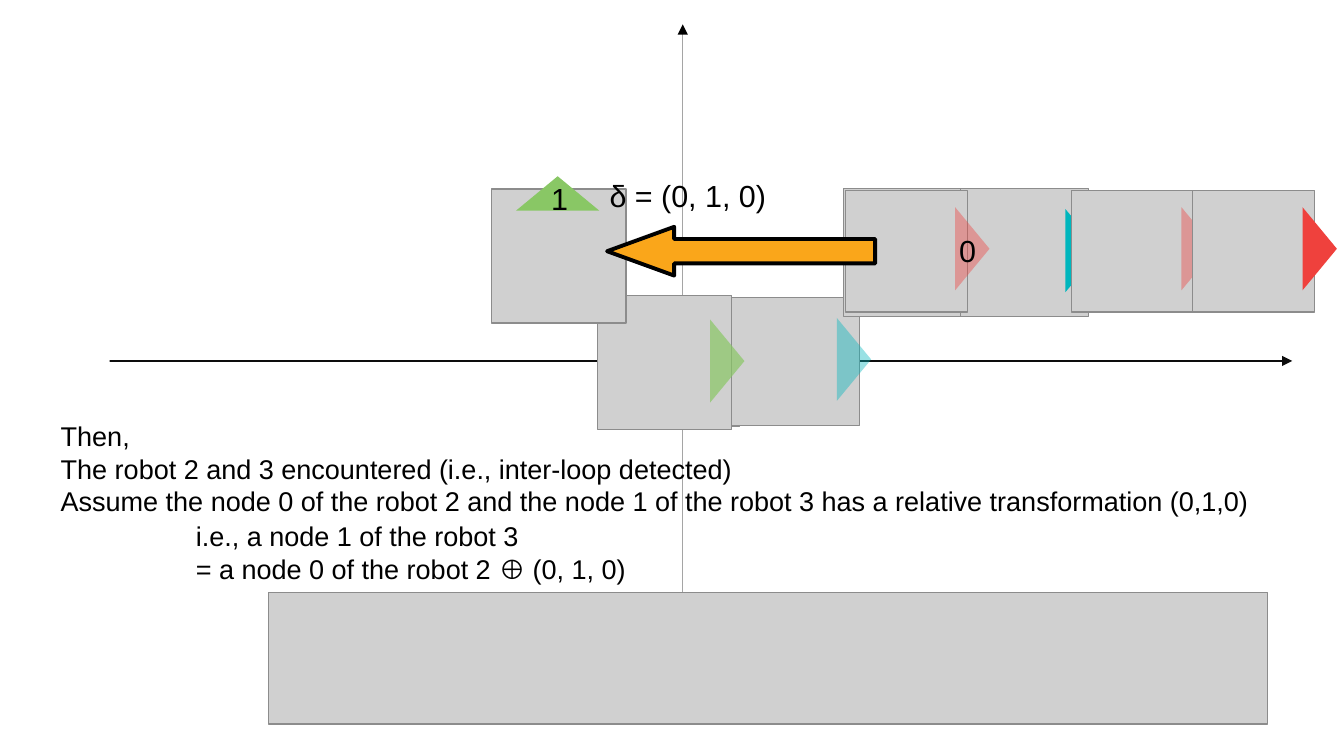
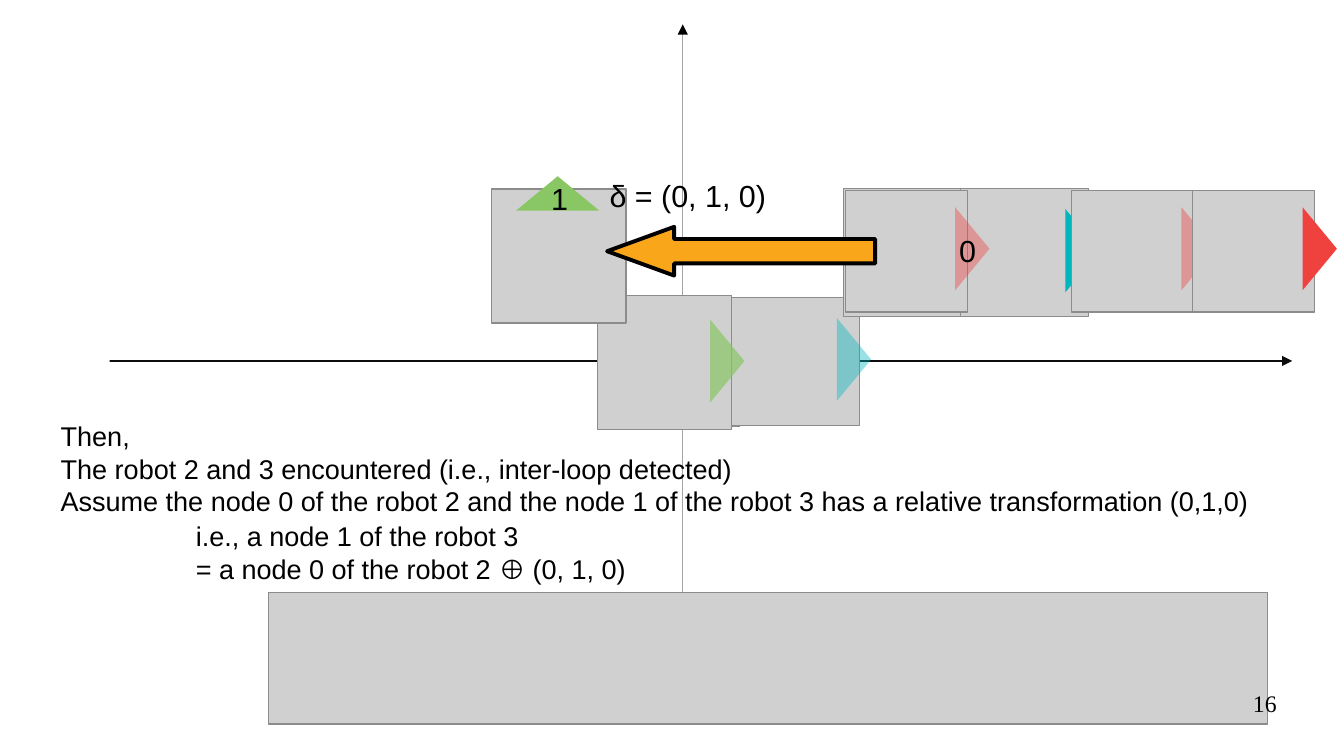
Before and after one commit to gisbi-kim/multi-robot-isam-example, a slide deck: slide 16 of docs/multirobot.odp. Drawn at 1344x756 pixels with LibreOffice and Linux fonts; fonts in the diff are those of the drawing; grey boxes stand for pictures. Boxes give left, top, right and bottom in pixels: in the first picture for what was removed or moved away, otherwise in the second. Text is boxed around its words. In the diff, an @@ line names an element or a change of style, - is before the commit and + after.

```diff
--- a/docs/multirobot.odp
+++ b/docs/multirobot.odp
@@ page number added at bbox=[1253, 693, 1277, 717], 14 pt, text #000000 @@
+16
```
Also in this commit, not shown: 22 other slides changed, 4 other files.
